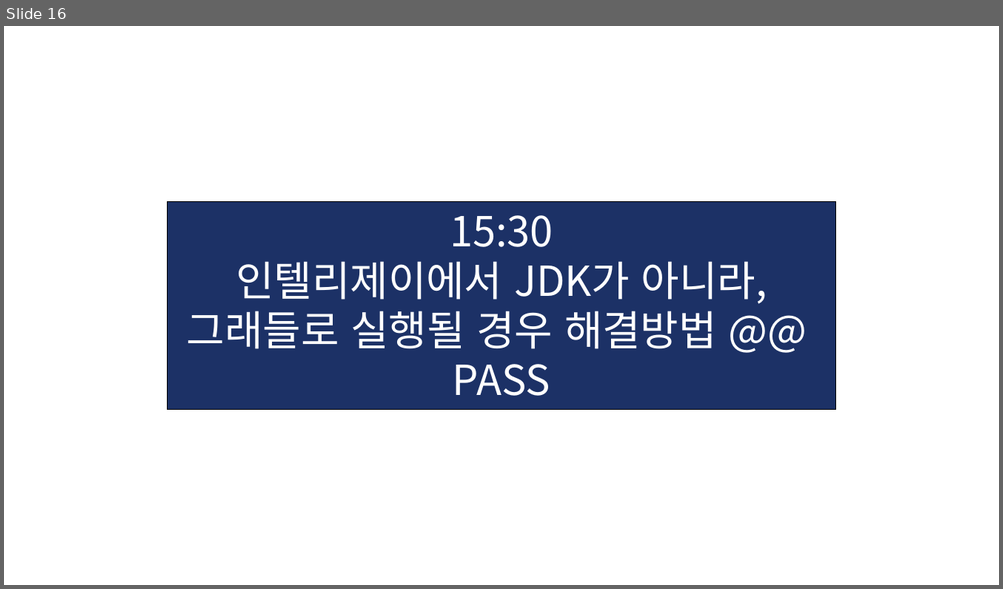
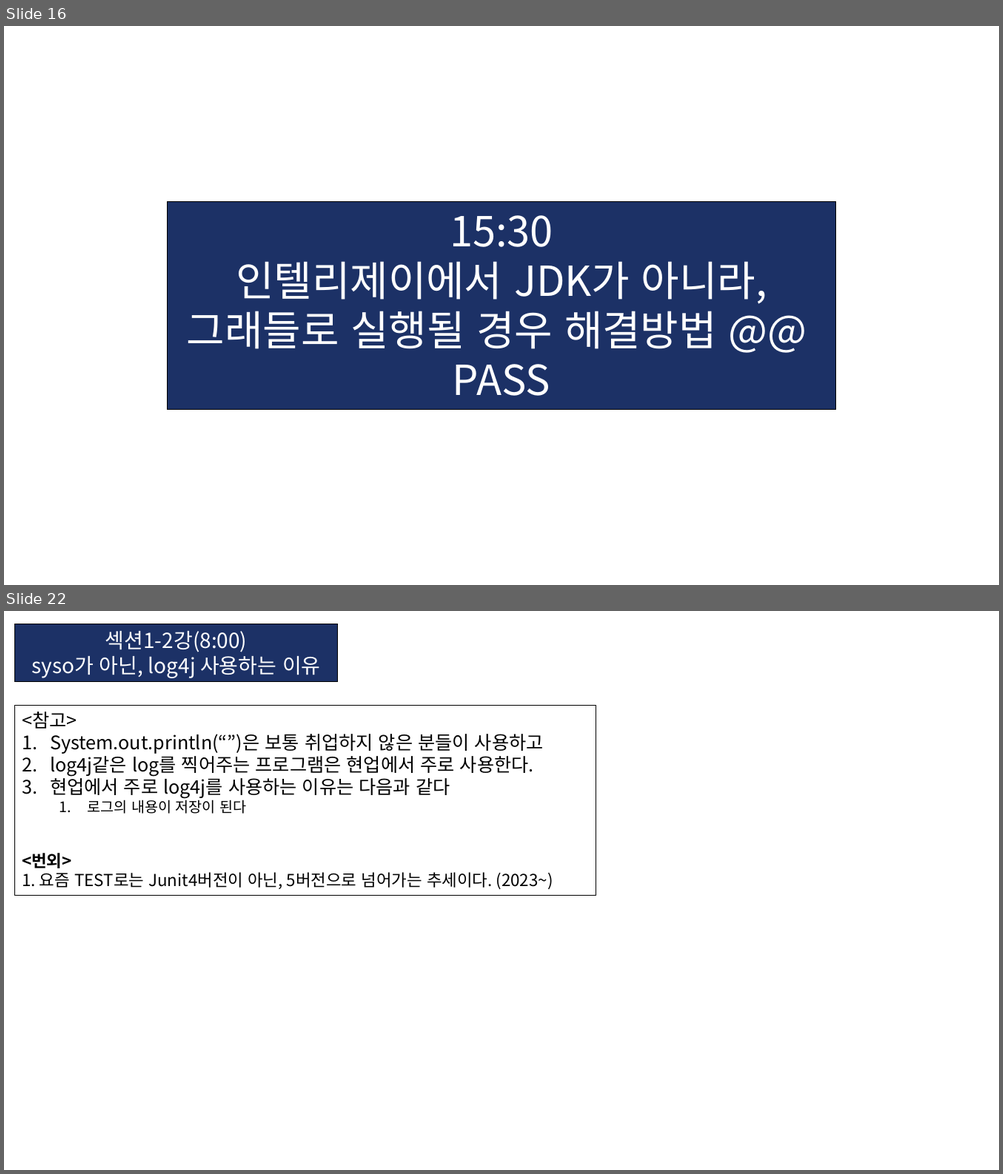
Before and after one commit to KIM-BEOMSOO/study, a slide deck: 00.공부 정리(최종)/12.Spring-Boot/03.인프런_김영한_스프링 입문/01.인프런_깅영한_Spring-Boot.pptx. Shown one above the other, each under a label of ours: slide 16 before the commit, slides 16 and 22 after it; the slides between them are not shown. The pictures are 1003x589 and 1003x1174 pixels, drawn with LibreOffice and Linux fonts; fonts in the diff are those of the drawing. Boxes give left, top, right and bottom in pixels: in the first picture for what was removed or moved away, otherwise in the second. Text is boxed around its words. In the diff, an @@ line names an element or a change of style, - is before the commit and + after.

```diff
--- a/00.공부 정리(최종)/12.Spring-Boot/03.인프런_김영한_스프링 입문/01.인프런_깅영한_Spring-Boot.pptx
+++ b/00.공부 정리(최종)/12.Spring-Boot/03.인프런_김영한_스프링 입문/01.인프런_깅영한_Spring-Boot.pptx
@@ slide 22 added at [4, 611, 999, 1170], background #FFFFFF @@
@@ rectangle added at [14, 624, 338, 681], fill #1C3166, outline #000000 0.75 pt, 20 pt, text #FFFFFF @@
+섹션1-2강(8:00)
+syso가 아닌, log4j 사용하는 이유
@@ rectangle added at [14, 705, 595, 896], outline #000000 0.75 pt, 18 pt, text #000000 @@
+<참고>
+1. System.out.println(“”)은 보통 취업하지 않은 분들이 사용하고
+2. log4j같은 log를 찍어주는 프로그램은 현업에서 주로 사용한다.
+3. 현업에서 주로 log4j를 사용하는 이유는 다음과 같다
+  1. 로그의 내용이 저장이 된다
+<번외>
+1. 요즘 TEST로는 Junit4버전이 아닌, 5버전으로 넘어가는 추세이다. (2023~)
```
Also in this commit, not shown: 16 other slides added.
